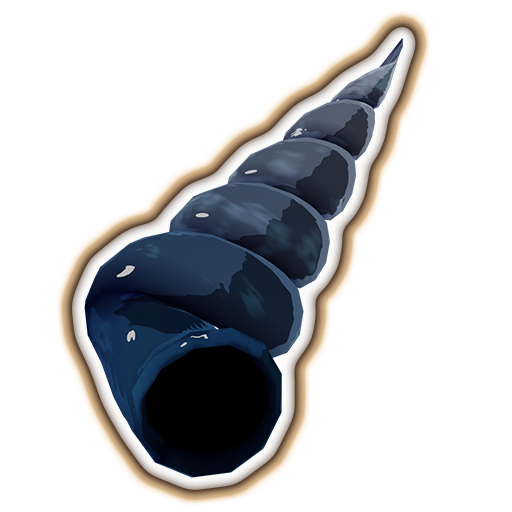
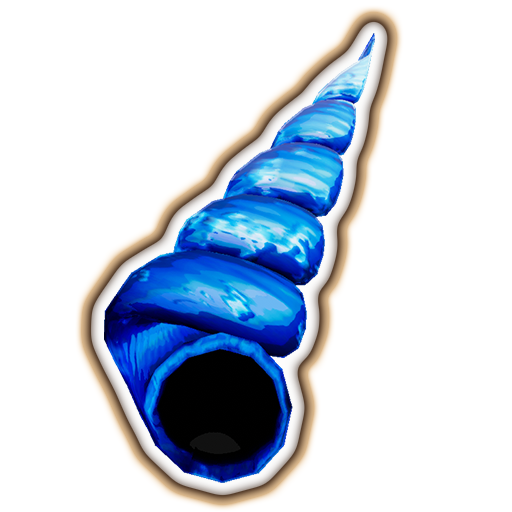
Comparing the layer stacks of the two 512×512 images. Changes:
added layer "texIconPickupPureGesture" in group "Purified" over left=104, top=33, right=375, bottom=483
hid "TestIcon" over left=84, top=38, right=403, bottom=478
